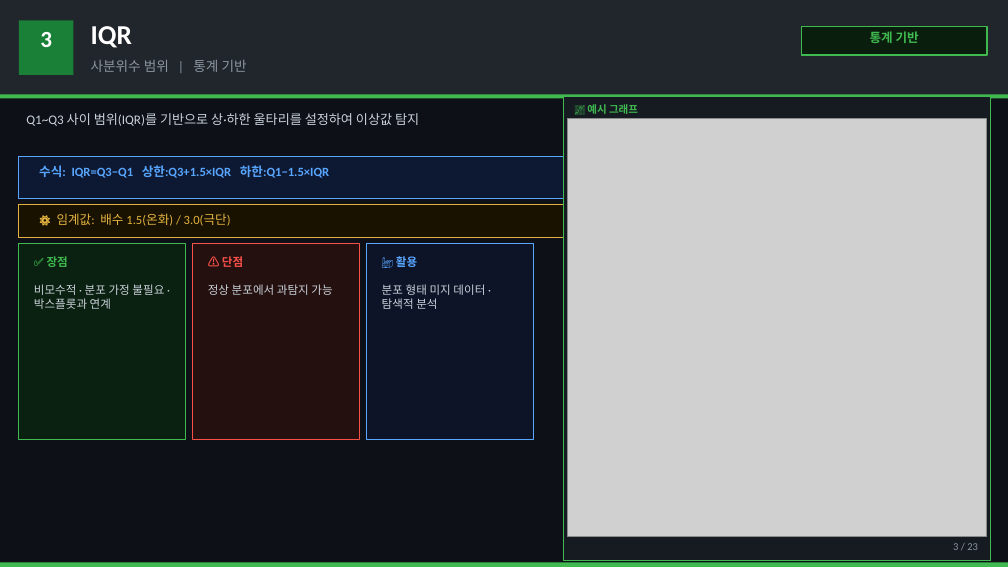
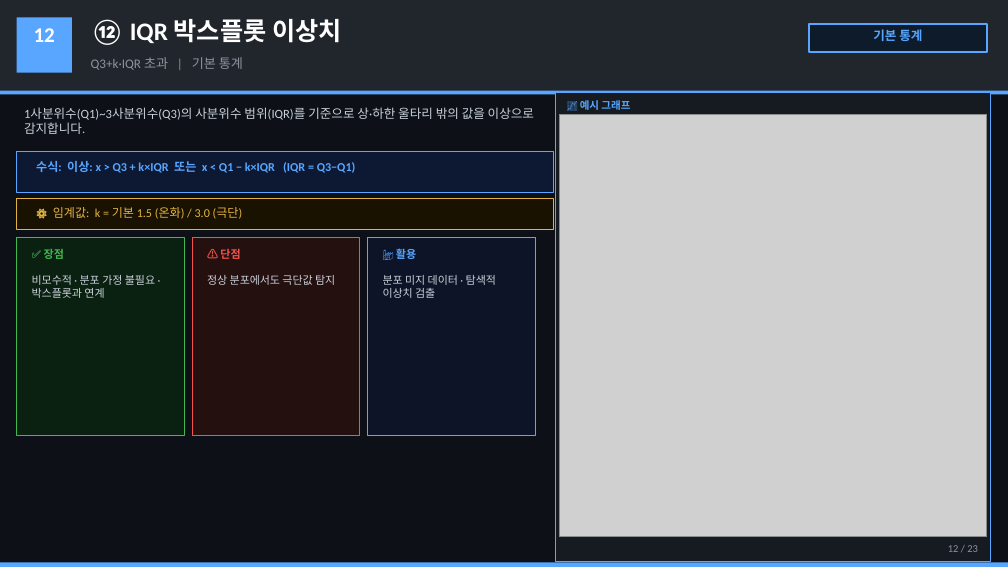
Before and after one commit to pollya32/python101, a slide deck: slide 13 of [예제 015] FDC 이상감지 시스템/FDC_이상감지_23종_상세설명.pptx (slide 4 before the commit). Drawn at 1008x567 pixels with LibreOffice and Linux fonts; fonts in the diff are those of the drawing; grey boxes stand for pictures. Boxes give left, top, right and bottom in pixels: in the first picture for what was removed or moved away, otherwise in the second. Text is boxed around its words. In the diff, an @@ line names an element or a change of style, - is before the commit and + after.

```diff
--- a/[예제 015] FDC 이상감지 시스템/FDC_이상감지_23종_상세설명.pptx
+++ b/[예제 015] FDC 이상감지 시스템/FDC_이상감지_23종_상세설명.pptx
@@ rectangle at (17, 17, 72, 73): fill #1A7F37 to #58A6FF @@
@@ text at (34, 28, 55, 42): text changed; size 22 to 20 pt @@
-3
+12
@@ text at (91, 19, 342, 45): text changed; size 26 to 24 pt @@
-IQR
+⑫ IQR 박스플롯 이상치
@@ rectangle: place and size @@
-rectangle at (802, 26, 987, 55)
+rectangle at (809, 24, 987, 52)
@@ rectangle at (809, 24, 987, 52): fill #0A1E0D to #0E1B2A; outline #3FB950 1.5 pt to #58A6FF 1.5 pt @@
@@ text at (873, 29, 922, 41): text changed; text colour #3FB950 to #58A6FF @@
-통계 기반
+기본 통계
@@ text at (91, 57, 243, 70): text changed; size 13 to 12.5 pt @@
-사분위수 범위 | 통계 기반
+Q3+k·IQR 초과 | 기본 통계
@@ 4 rectangles: place and size @@
-4 rectangles at (0, 95, 1008, 440)
+4 rectangles at (0, 91, 1008, 436)
@@ rectangle at (0, 91, 1008, 95): fill #3FB950 to #58A6FF @@
@@ text at (24, 107, 534, 134): text changed; size 12.5 to 12 pt @@
-Q1~Q3 사이 범위(IQR)를 기반으로 상·하한 울타리를 설정하여 이상값 탐지
+1사분위수(Q1)~3사분위수(Q3)의 사분위수 범위(IQR)를 기준으로 상·하한 울타리 밖의 값을 이상으로 감지합니다.
@@ rectangle: place and size @@
-rectangle at (563, 96, 991, 561)
+rectangle at (556, 92, 991, 562)
@@ rectangle at (556, 92, 991, 562): outline #3FB950 1 pt to #58A6FF 1 pt @@
@@ text "📈 예시 그래프": place and size @@
-text "📈 예시 그래프" at (587, 104, 638, 114)
+text "📈 예시 그래프" at (580, 100, 630, 110)
@@ text "📈 예시 그래프" at (580, 100, 630, 110): text colour #3FB950 to #58A6FF @@
@@ picture: place and size @@
-picture at (567, 119, 987, 536)
+picture at (560, 114, 987, 537)
@@ rectangle: place and size @@
-rectangle at (19, 157, 563, 198)
+rectangle at (17, 151, 554, 193)
@@ text at (36, 161, 356, 173): text changed; size 12 to 11.5 pt @@
-수식: IQR=Q3−Q1 상한:Q3+1.5×IQR 하한:Q1−1.5×IQR
+수식: 이상: x > Q3 + k×IQR 또는 x < Q1 − k×IQR (IQR = Q3−Q1)
@@ rectangle: place and size @@
-rectangle at (19, 204, 563, 237)
+rectangle at (17, 198, 554, 230)
@@ text at (53, 207, 243, 219): text changed; size 12 to 11.5 pt @@
-⚙ 임계값: 배수 1.5(온화) / 3.0(극단)
+⚙ 임계값: k = 기본 1.5 (온화) / 3.0 (극단)
@@ 3 texts: place and size @@
-3 texts at (47, 256, 417, 267)
+3 texts at (44, 246, 416, 261)
@@ size 11 to 10.5 pt in 4 elements at (220, 248, 240, 259), (32, 275, 155, 298), (44, 249, 64, 259), (396, 246, 416, 261) @@
@@ text "비모수적 · 분포 가정 불필요 ...": place and size @@
-text "비모수적 · 분포 가정 불필요 ..." at (34, 284, 164, 309)
+text "비모수적 · 분포 가정 불필요 ..." at (32, 275, 155, 298)
@@ text at (207, 275, 335, 285): text changed; size 11 to 10.5 pt @@
-정상 분포에서 과탐지 가능
+정상 분포에서도 극단값 탐지
@@ text at (383, 275, 496, 298): text changed; size 11 to 10.5 pt @@
-분포 형태 미지 데이터 · 탐색적 분석
+분포 미지 데이터 · 탐색적 이상치 검출
@@ rectangle at (0, 563, 1008, 567): fill #3FB950 to #58A6FF @@
@@ text at (948, 545, 978, 552): text changed @@
-3 / 23
+12 / 23
```
Also in this commit, not shown: 11 other slides changed, 13 slides added, 13 slides removed.
